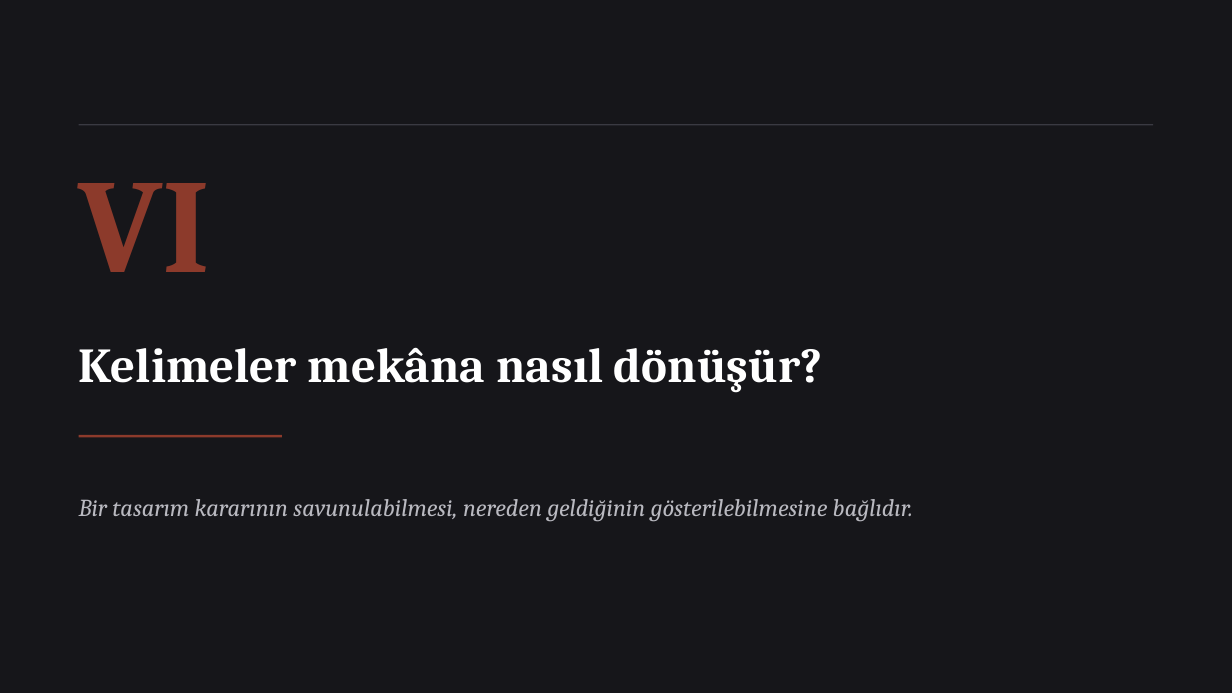
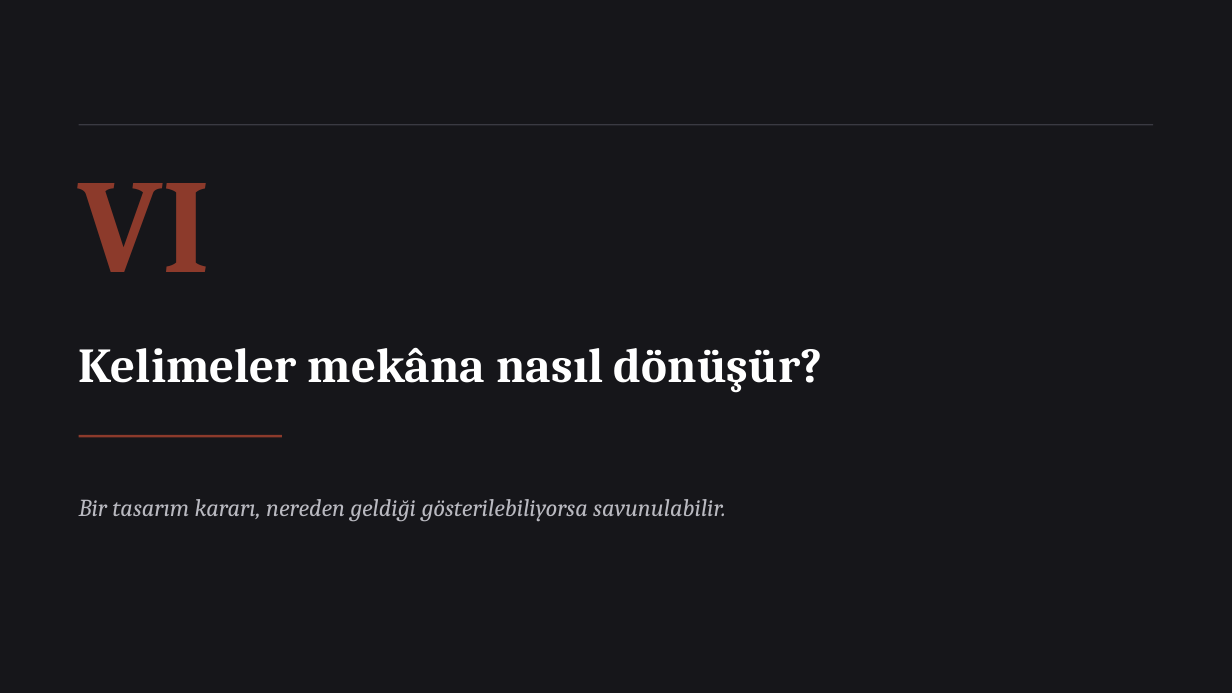
Before and after one commit to bunal91/sanat-ve-mekan, a slide deck: slide 24 of magaza-tasarimi-dersi/Gun1-Marka-Anahtari-ve-Musteri-Deneyimi.pptx (slide 29 before the commit). Drawn at 1232x693 pixels with LibreOffice and Linux fonts; fonts in the diff are those of the drawing. Boxes give left, top, right and bottom in pixels: in the first picture for what was removed or moved away, otherwise in the second. Text is boxed around its words. In the diff, an @@ line names an element or a change of style, - is before the commit and + after.

```diff
--- a/magaza-tasarimi-dersi/Gun1-Marka-Anahtari-ve-Musteri-Deneyimi.pptx
+++ b/magaza-tasarimi-dersi/Gun1-Marka-Anahtari-ve-Musteri-Deneyimi.pptx
@@ text at [79,499,726,521]: text changed @@
-Bir tasarım kararının savunulabilmesi, nereden geldiğinin gösterilebilmesine bağlıdır.
+Bir tasarım kararı, nereden geldiği gösterilebiliyorsa savunulabilir.
```
Also in this commit, not shown: 26 other slides changed, 10 slides added, 20 slides removed, 1 other file.
